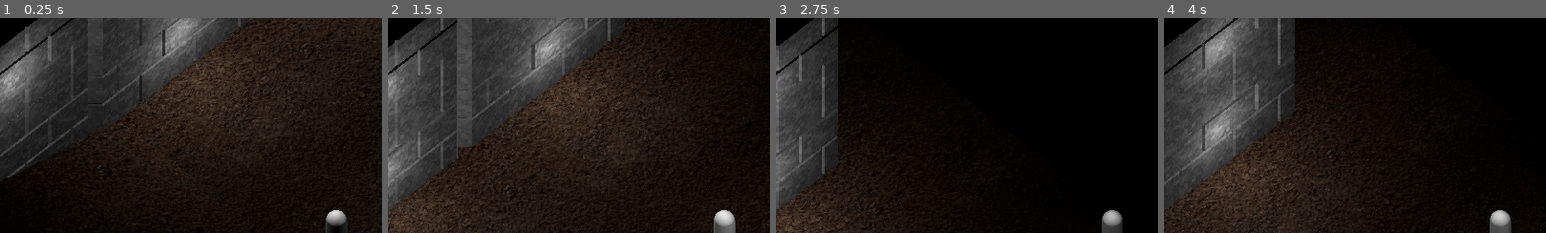
Above: before the commit, frames 1-4 (left to right).
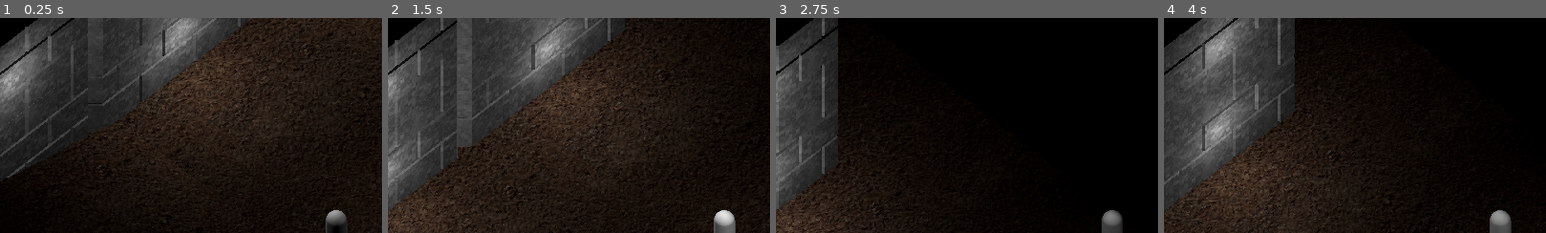
Above: after the commit, the same moments.

Repository: Degenerate-Games/shadows-below
Game: Godot game, scene res://scenes/levels/3d_test_level.tscn
Two runs of this game, one before a commit and one after it. Both use one fixed random seed, a clock stepped at 60 frames per second and the inputs below. This scene is started directly instead of the project's main scene. Sound files missing from this copy of the repository are replaced by a short silence.
Inputs (mouse positions are % of the whole screen's width and height, from its top left):
- Up to frame 1 (0.25 s): no input
- Up to frame 2 (1.5 s): tap Enter at 0.5 s; move the mouse to (72, 45) at 0.52 s; hold D (move_right) 0.53-1.25 s; tap B (bake) at 0.6 s; click (72, 45) at 0.67 s; drag from (30, 55) to (45, 70) at 1.27 s
- Up to frame 3 (2.75 s): move the mouse to (60, 28) at 2.02 s; hold D (move_right) from 2.03 s (still down); tap K (mixing_ui_clear) at 2.1 s
- Up to frame 4 (4 s): release D (move_right) at 2.75 s; drag from (45, 70) to (20, 35) at 2.77 s; move the mouse to (80, 65) at 3.52 s; hold A (move_left) from 3.53 s (still down); tap J (mixing_ui_red) at 3.6 s
The pictures show only the part of the screen within x 0-50%, y 8-58%; the shares and areas given below are measured in that part.

The runs differ from the first frame. In frame 1, 0.3% of the frame differs, in the area x 85-91%, y 89-97%; in frame 2, less than 0.1%; in frame 3, 0.3%; in frame 4, 0.3%.
Error before the commit: Invalid access to property or key 'light_energy' on a base object of type 'null instance'. (res://scripts/player_3d.gd:43)

Commit message:
Reenable aura pulse

Diff:
--- a/scripts/player_3d.gd
+++ b/scripts/player_3d.gd
@@ -22,7 +22,7 @@
 @export_range(0, 4) var aura_pulse_speed_idx: float = 0 ## How many times per second the aura will pulse
 @export var max_health: float = 5 ## The maximum health the player can have
 
-var aura: OmniLight3D
+var aura: SpotLight3D
 var aura_pulse_timer: Timer
 
 var affected_enemies: Array[Node3D]
@@ -36,7 +36,7 @@
 
 # Called when the node enters the scene tree for the first time.
 func _ready():
-	aura = $OmniLight3D
+	aura = $SpotLight3D
 	aura_pulse_timer = $AuraPulseTimer
 	update_aura_pulse_timer()
 	aura_pulse_timer.start()
@@ -47,9 +47,9 @@
 	pulsed = false
 
 # Called every frame. 'delta' is the elapsed time since the previous frame.
-#func _process(_delta):
-	#update_aura_strength()
-	#update_health_bar()
+func _process(_delta):
+	update_aura_strength()
+	# update_health_bar()
 
 func _physics_process(delta):
 	handle_movement(delta)
